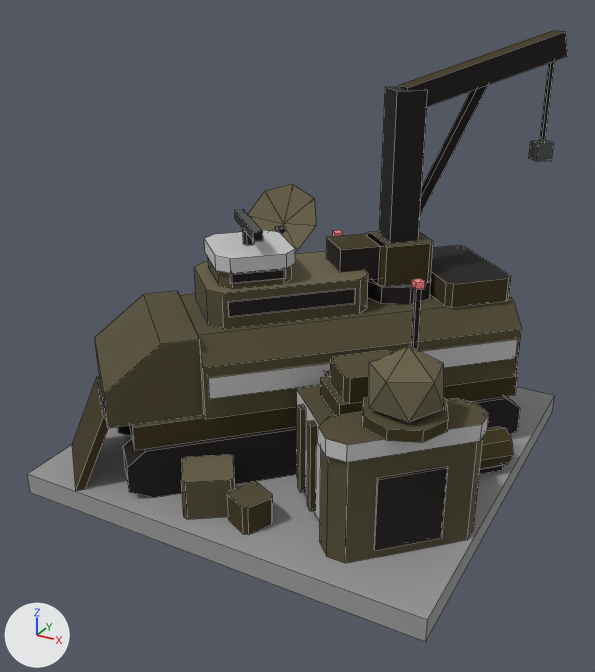
An edit to the Blender file art/models/buildings/conyard.atreides.blend, drawn before and after from the same camera.
Camera for both pictures: a 50 mm camera at (4.89, -9.37, 6.46) aimed at (-0.01, -0.45, 2.0). Every picture has the same lights, and +X, +Y and +Z are marked at lower left. The first picture is the older version. Mesh edges are drawn as thin lines.

The first picture shows '_slab', 'body', 'level2', 'spinner'.
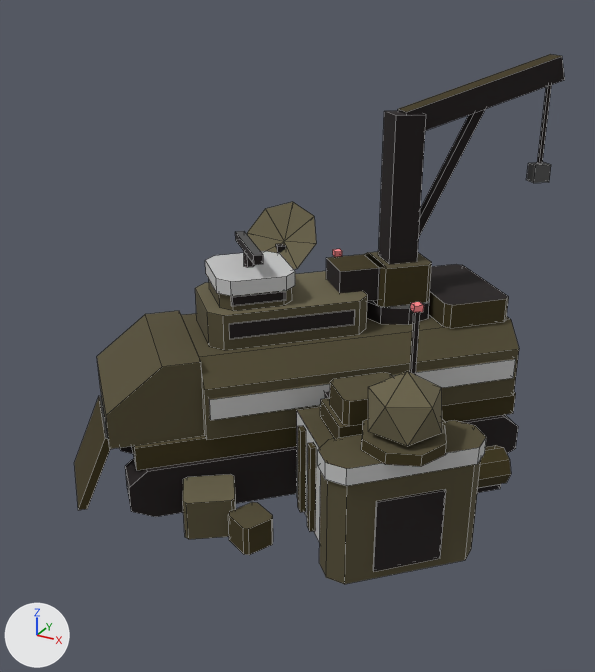
The edits, one by one:
me_body is used by ob_body; location (0.0, 0.0, 0.0).
me_body had 426 vertices, 244 faces, 9 loose edges and spanned x -2.84..2.86, y -2.84..2.83, z 0.3..2.84.
me_body now has 426 vertices, 244 faces, 9 loose edges and spans x -2.84..2.86, y -2.84..2.83, z 0.0..2.54.
me_body part 1: the whole mesh is moved by (0.0, 0.0, -0.3).
Object 'spinner' (ob_spinner) moves from (0.849, 0.849, 2.364) to (0.849, 0.849, 2.064).
Object 'level2' (ob_level2) moves from (0.0, 0.0, 0.0) to (0.0, 0.0, -0.3).
Object '_slab' (ob_slab) is deleted.

Pixel boxes (x1, y1, x2, y2) of what changed, in the pictures (595 x 672 px):
'body', moved
    before: (72, 245, 521, 563)
    after: (74, 264, 519, 584)
'_slab', deleted
    before: (27, 387, 555, 642)
'spinner', moved
    before: (326, 30, 568, 304)
    after: (326, 54, 565, 325)
'level2', moved
    before: (204, 184, 448, 443)
    after: (205, 202, 446, 467)
